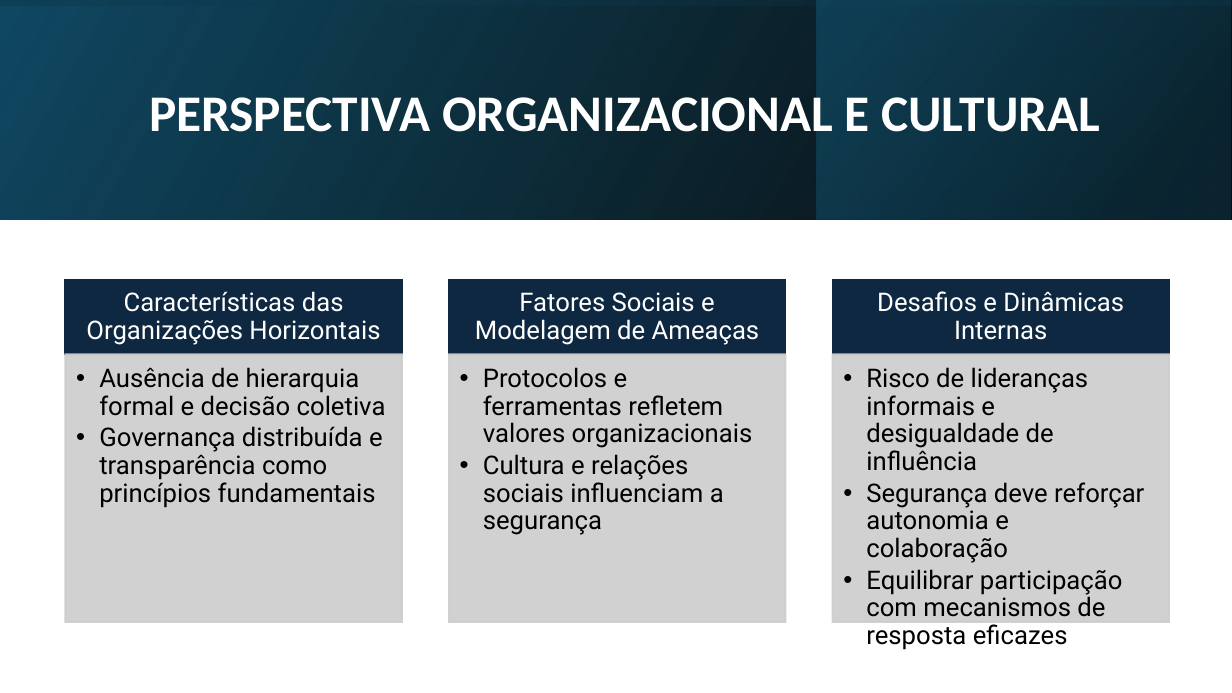
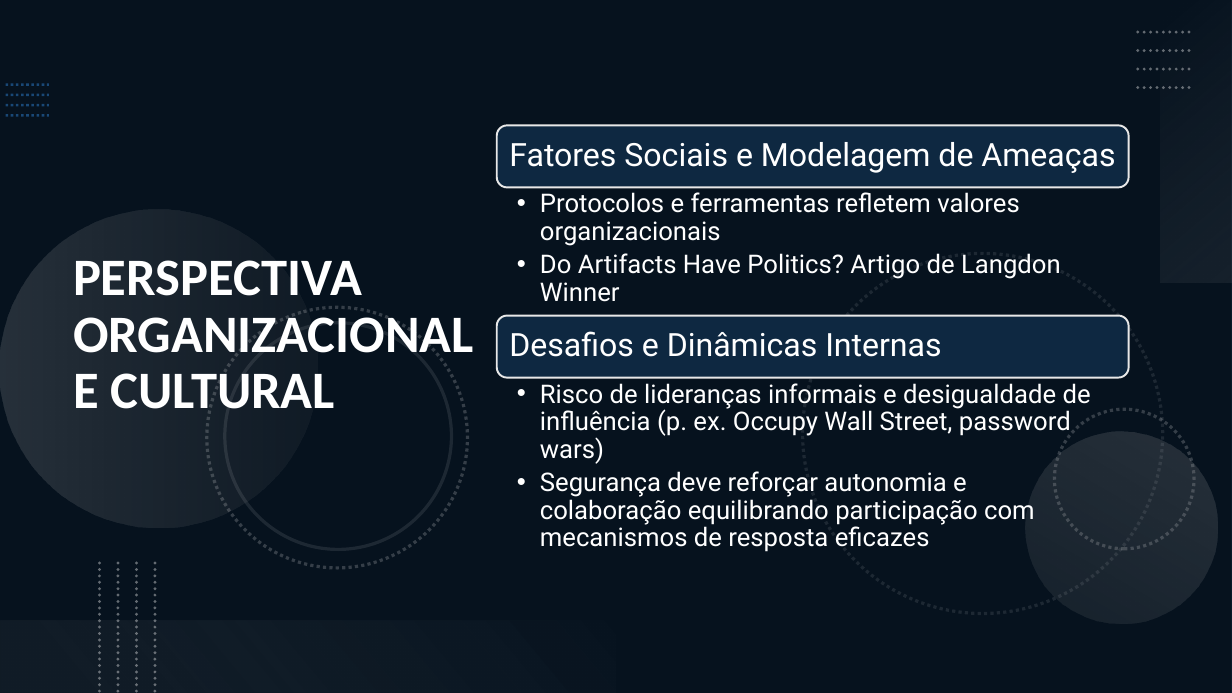
Before and after one commit to teromonte/HorizontalThreatModeling, a slide deck: slide 7 of Apresentação.pptx. Drawn at 1232x693 pixels with LibreOffice and Linux fonts; fonts in the diff are those of the drawing. Boxes give left, top, right and bottom in pixels: in the first picture for what was removed or moved away, otherwise in the second. Text is boxed around its words. In the diff, an @@ line names an element or a change of style, - is before the commit and + after.

```diff
--- a/Apresentação.pptx
+++ b/Apresentação.pptx
@@ background #FFFFFF to #0E2841 @@
@@ rectangle removed at (0, 0, 1232, 219) @@
@@ rectangle removed at (0, 0, 1232, 219) @@
@@ rectangle added at (0, 0, 1232, 693), fill #000000 at 53% opacity @@
@@ rectangle removed at (817, 0, 1231, 219) @@
@@ rectangle added at (1161, 0, 1232, 283), fill gradient #F6F6F6 to #AEAEAE @@
@@ title "PERSPECTIVA ORGANIZACIONAL E CULTURAL": place and size @@
-title "PERSPECTIVA ORGANIZACIONAL E CULTURAL" at (149, 97, 1100, 132)
+title "PERSPECTIVA ORGANIZACIONAL E CULTURAL" at (73, 260, 474, 412)
@@ title "PERSPECTIVA ORGANIZACIONAL E CULTURAL" at (73, 260, 474, 412): size 40 to 41 pt @@
@@ group added at (6, 85, 49, 116): 4 lines @@
@@ group added at (1138, 32, 1193, 88): 4 lines @@
@@ rounded rectangle added at (497, 126, 1129, 188), fill #0E2841, outline #E8E8E8 1.5 pt @@
@@ text "Fatores Sociais e Modelagem de ..." at (509, 142, 1115, 173): size 20 to 25 pt; alignment centre to left; more space between paragraphs @@
@@ text "Fatores Sociais e Modelagem de ...": place and size @@
-text "Fatores Sociais e Modelagem de ..." at (475, 292, 760, 345)
+text "Fatores Sociais e Modelagem de ..." at (509, 142, 1115, 173)
@@ text added at (540, 192, 1061, 302), 20 pt, text #FFFFFF @@
+  • Protocolos e ferramentas refletem valores organizacionais
+  • Do Artifacts Have Politics? Artigo de Langdon Winner
@@ group added at (0, 210, 1232, 659): 6 ellipses @@
@@ rounded rectangle added at (497, 316, 1129, 378), fill #0E2841, outline #E8E8E8 1.5 pt @@
@@ text "Desafios e Dinâmicas Internas": place and size @@
-text "Desafios e Dinâmicas Internas" at (877, 291, 1124, 340)
+text "Desafios e Dinâmicas Internas" at (509, 331, 941, 357)
@@ text "Desafios e Dinâmicas Internas" at (509, 331, 941, 357): size 20 to 25 pt; alignment centre to left; more space between paragraphs @@
@@ group removed at (66, 279, 1169, 623): 6 rectangles, 3 texts @@
-Características das Organizações Horizontais
-  • Ausência de hierarquia formal e decisão coletiva
-  • Governança distribuída e transparência como princípios fundamentais
-  • Protocolos e ferramentas refletem valores organizacionais
-  • Cultura e relações sociais influenciam a segurança
@@ text at (540, 383, 1091, 552): text changed; text colour #000000 to #FFFFFF @@
-  • Risco de lideranças informais e desigualdade de influência
-  • Segurança deve reforçar autonomia e colaboração
-  • Equilibrar participação com mecanismos de resposta eficazes
+  • Risco de lideranças informais e desigualdade de influência (p. ex. Occupy Wall Street, password wars)
+  • Segurança deve reforçar autonomia e colaboração equilibrando participação com mecanismos de resposta eficazes
@@ group added at (100, 563, 155, 693): 4 lines @@
@@ rectangle added at (0, 621, 616, 693), fill gradient #747474 to #F1F1F1 @@
```
Also in this commit, not shown: 7 other slides changed, 1 other file.
